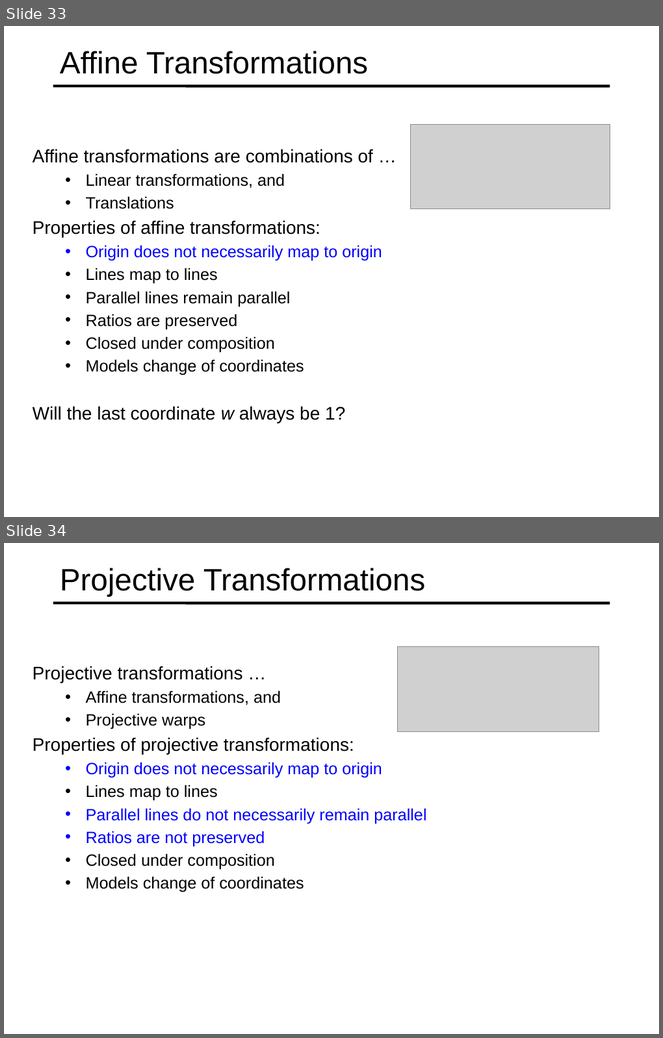
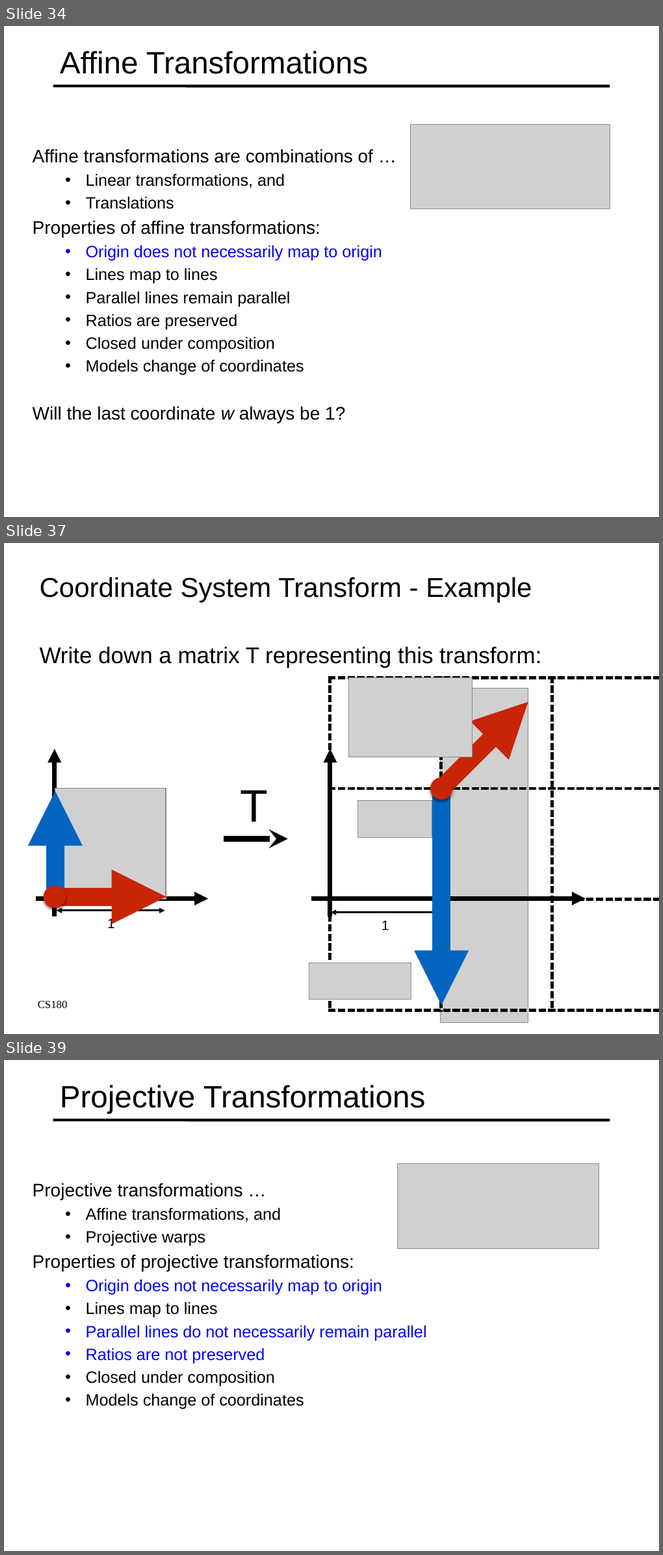
Before and after one commit to cal-cs180/cal-cs180.github.io, a slide deck: fa26/Lectures/ImageTransformations2026.pptx. Shown one above the other, each under a label of ours: slides 33 and 34 before the commit, slides 34, 37 and 39 after it; the slides between them are not shown. The pictures are 663x1038 and 663x1555 pixels, drawn with LibreOffice and Linux fonts; fonts in the diff are those of the drawing; grey boxes stand for pictures. Boxes give left, top, right and bottom in pixels: in the first picture for what was removed or moved away, otherwise in the second. Text is boxed around its words. In the diff, an @@ line names an element or a change of style, - is before the commit and + after.

Commit message:
fa26: replace Oct 6 Image Transformations with Ren's updated deck
Updated slides from Ren Ng (Re: Slides for today) — adds announcements
and expands to 49 pages; keep schedule title and ambassadors thumbnail.

```diff
--- a/fa26/Lectures/ImageTransformations2026.pptx
+++ b/fa26/Lectures/ImageTransformations2026.pptx
@@ slide 37 added at (x1=4, y1=543, x2=659, y2=1034), background #FFFFFF @@
@@ title added at (x1=40, y1=577, x2=532, y2=602), 30 pt, text #000000 @@
+Coordinate System Transform - Example
@@ text added at (x1=40, y1=646, x2=542, y2=668), 25 pt, text #000000 @@
+Write down a matrix T representing this transform:
@@ table added at (x1=330, y1=678, x2=659, y2=1011), 3 rows, 3 columns @@
+ |  | 
+ |  | 
+ |  | 
@@ picture added at (x1=348, y1=678, x2=473, y2=757) @@
@@ picture added at (x1=440, y1=688, x2=528, y2=1023) @@
@@ arrow added from (441, 789) to (528, 702), #C82506 20 pt @@
@@ arrow added from (55, 917) to (55, 750), #000000 5 pt @@
@@ arrow added from (330, 917) to (330, 750), #000000 5 pt @@
@@ picture added at (x1=55, y1=788, x2=166, y2=899) @@
@@ arrow added from (55, 897) to (55, 791), #0365C0 20 pt @@
@@ text added at (x1=240, y1=791, x2=268, y2=822), 50 pt, text #000000 @@
+T
@@ ellipse added at (x1=430, y1=778, x2=452, y2=800), fill #C82506 @@
@@ arrow added from (441, 789) to (441, 1006), #0365C0 20 pt @@
@@ picture added at (x1=358, y1=800, x2=432, y2=837) @@
@@ arrow added from (224, 839) to (287, 839), #000000 7 pt @@
@@ ellipse added at (x1=43, y1=886, x2=66, y2=908), fill #C82506 @@
@@ arrow added from (35, 899) to (208, 899), #000000 5 pt @@
@@ arrow added from (55, 897) to (166, 897), #C82506 20 pt @@
@@ double arrow added from (57, 910) to (165, 910), #000000 2 pt @@
@@ arrow added from (311, 899) to (586, 899), #000000 5 pt @@
@@ double arrow added from (331, 913) to (439, 913), #000000 2 pt @@
@@ text added at (x1=107, y1=918, x2=115, y2=928), 15 pt, text #000000 @@
+1
@@ text added at (x1=382, y1=921, x2=389, y2=930), 15 pt, text #000000 @@
+1
@@ picture added at (x1=310, y1=963, x2=412, y2=1000) @@
@@ text added at (x1=38, y1=1001, x2=68, y2=1008), 12 pt, text #000000 @@
+CS180
@@ text added at (x1=473, y1=1009, x2=508, y2=1011), 12 pt, text #000000 @@
+Ren Ng
@@ what was slide 33 is now slide 34 @@
@@ what was slide 34 is now slide 39 @@
```
Also in this commit, not shown: 1 slide changed, 11 other slides added, 1 other file.
